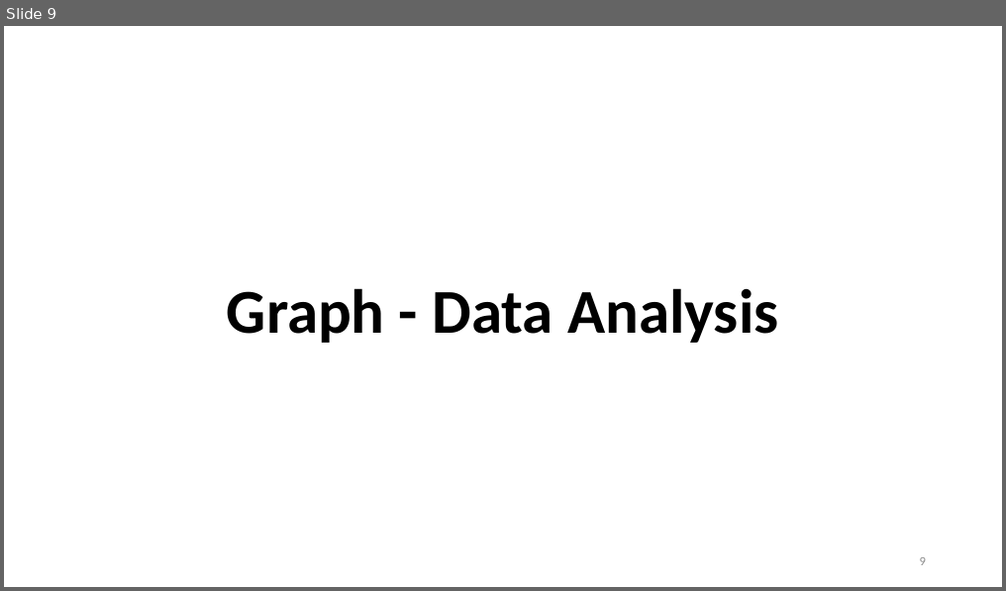
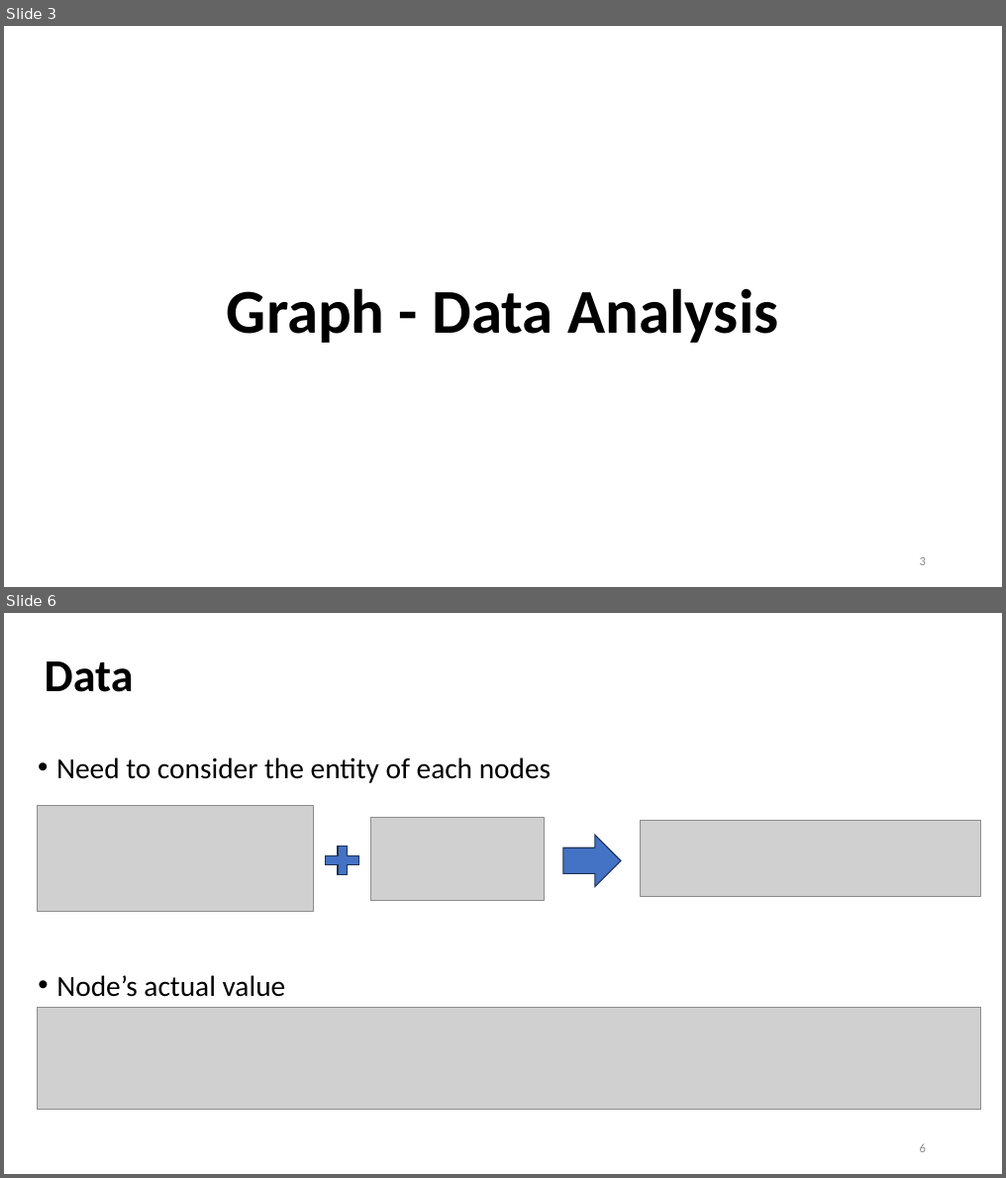
Before and after one commit to Bai1026/Intern-IIS, a slide deck: Meeting/Presentation_0802.pptx. Shown one above the other, each under a label of ours: slide 9 before the commit, slides 3 and 6 after it; the slides between them are not shown. The pictures are 1006x591 and 1006x1178 pixels, drawn with LibreOffice and Linux fonts; fonts in the diff are those of the drawing; grey boxes stand for pictures. Boxes give left, top, right and bottom in pixels: in the first picture for what was removed or moved away, otherwise in the second. Text is boxed around its words. In the diff, an @@ line names an element or a change of style, - is before the commit and + after.

```diff
--- a/Meeting/Presentation_0802.pptx
+++ b/Meeting/Presentation_0802.pptx
@@ slide 6 added at [4, 613, 1002, 1174], background #FFFFFF @@
@@ title added at [45, 662, 134, 692], 44 pt, text #000000, bold @@
+Data
@@ text added at [56, 758, 550, 783], 28 pt, text #000000 @@
+• Need to consider the entity of each nodes
@@ picture added at [37, 805, 314, 911] @@
@@ picture added at [371, 817, 544, 900] @@
@@ picture added at [641, 820, 980, 896] @@
@@ plus sign added at [319, 842, 365, 880], fill #4472C4, outline #1E3256 1 pt @@
@@ right arrow added at [563, 836, 621, 887], fill #4472C4, outline #1E3256 1 pt @@
@@ text added at [56, 975, 286, 997], 28 pt, text #000000 @@
+• Node’s actual value
@@ picture added at [37, 1008, 981, 1109] @@
@@ page number added at [920, 1144, 926, 1153], 12 pt, text #8C8C8C @@
+6
@@ what was slide 9 is now slide 3 @@
@@ page number at [920, 558, 926, 566]: text changed @@
-9
+3
```
Also in this commit, not shown: 7 slides changed, 11 other slides added, 9 slides removed, 47 other files.
